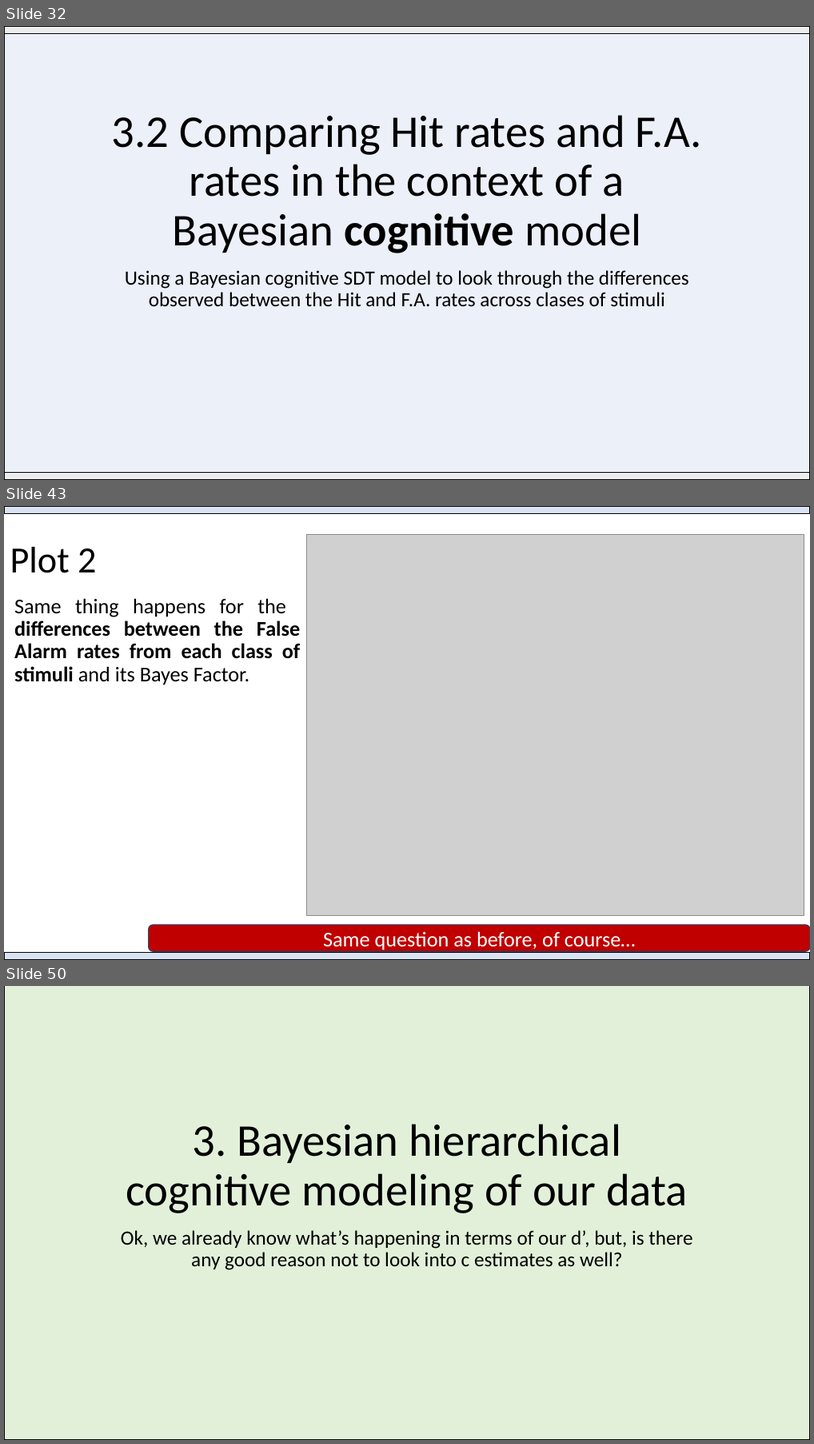
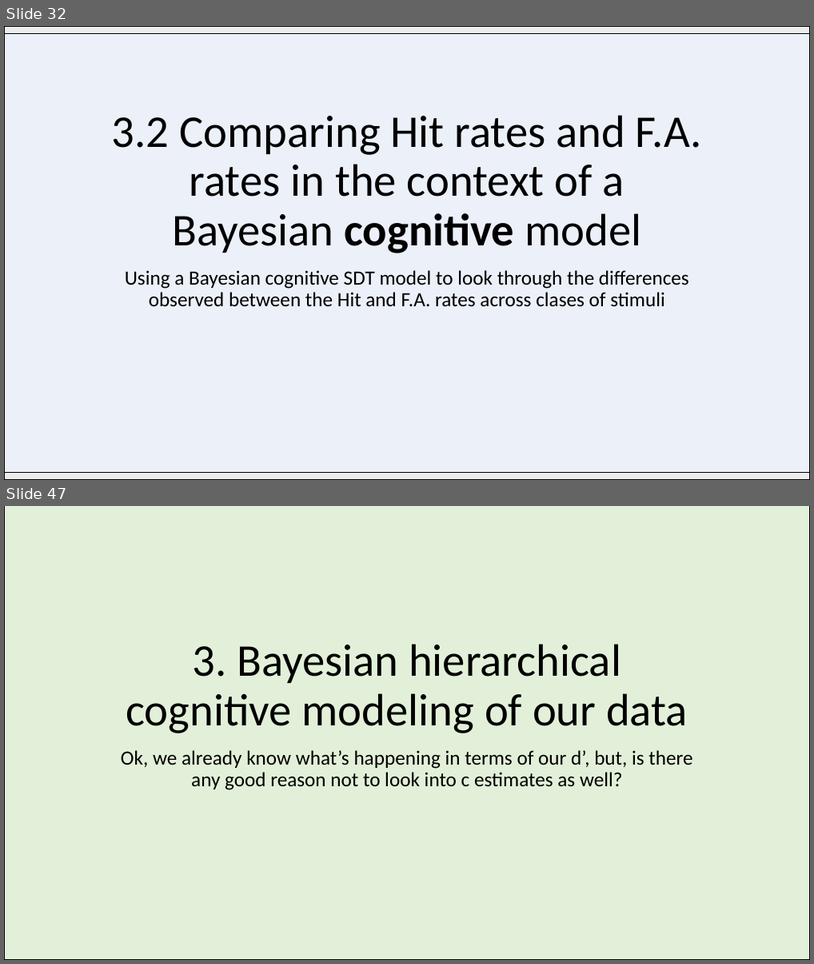
Before and after one commit to Adrifelcha/afchavez-019, a slide deck: MichaelLee/SDT Mirror Effect/Paper 1/BayesianSDTmodeling_Overview.pptx. Shown one above the other, each under a label of ours: slides 32, 43 and 50 before the commit, slides 32 and 47 after it; the slides between them are not shown. The pictures are 814x1444 and 814x964 pixels, drawn with LibreOffice and Linux fonts; fonts in the diff are those of the drawing; grey boxes stand for pictures. Boxes give left, top, right and bottom in pixels: in the first picture for what was removed or moved away, otherwise in the second. Text is boxed around its words. In the diff, an @@ line names an element or a change of style, - is before the commit and + after.

```diff
--- a/MichaelLee/SDT Mirror Effect/Paper 1/BayesianSDTmodeling_Overview.pptx
+++ b/MichaelLee/SDT Mirror Effect/Paper 1/BayesianSDTmodeling_Overview.pptx
@@ slide 43 removed at [4, 506, 810, 960], background #FFFFFF @@
@@ rectangle removed at [4, 506, 810, 514] @@
@@ title removed at [10, 547, 96, 573] @@
-Plot 2
@@ picture removed at [306, 535, 804, 915] @@
@@ text removed at [14, 598, 300, 685] @@
-Same thing happens for the differences between the False Alarm rates from each class of stimuli and its Bayes Factor.
@@ rounded rectangle removed at [149, 924, 810, 952] @@
-Same question as before, of course…
@@ rectangle removed at [4, 952, 810, 960] @@
@@ what was slide 50 is now slide 47 @@
```
Also in this commit, not shown: 3 slides changed, 12 slides added, 14 other slides removed, 3 other files.
